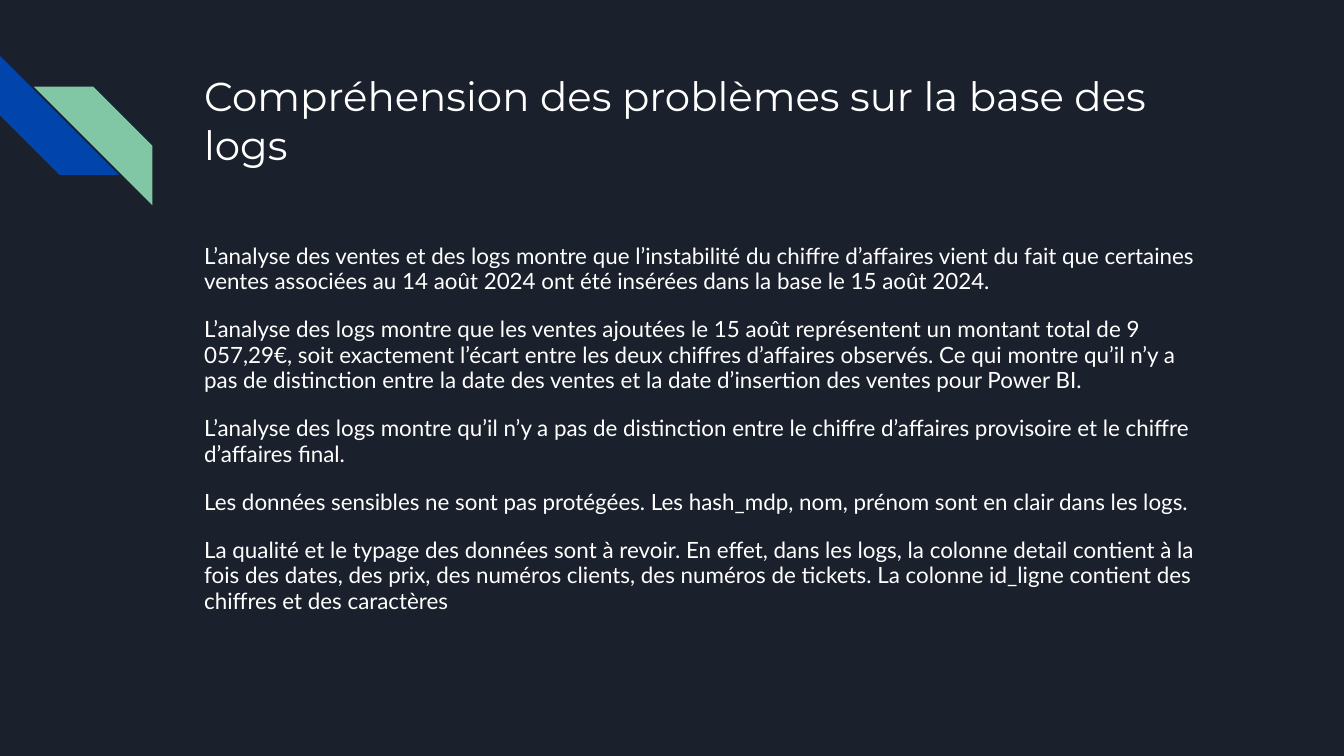
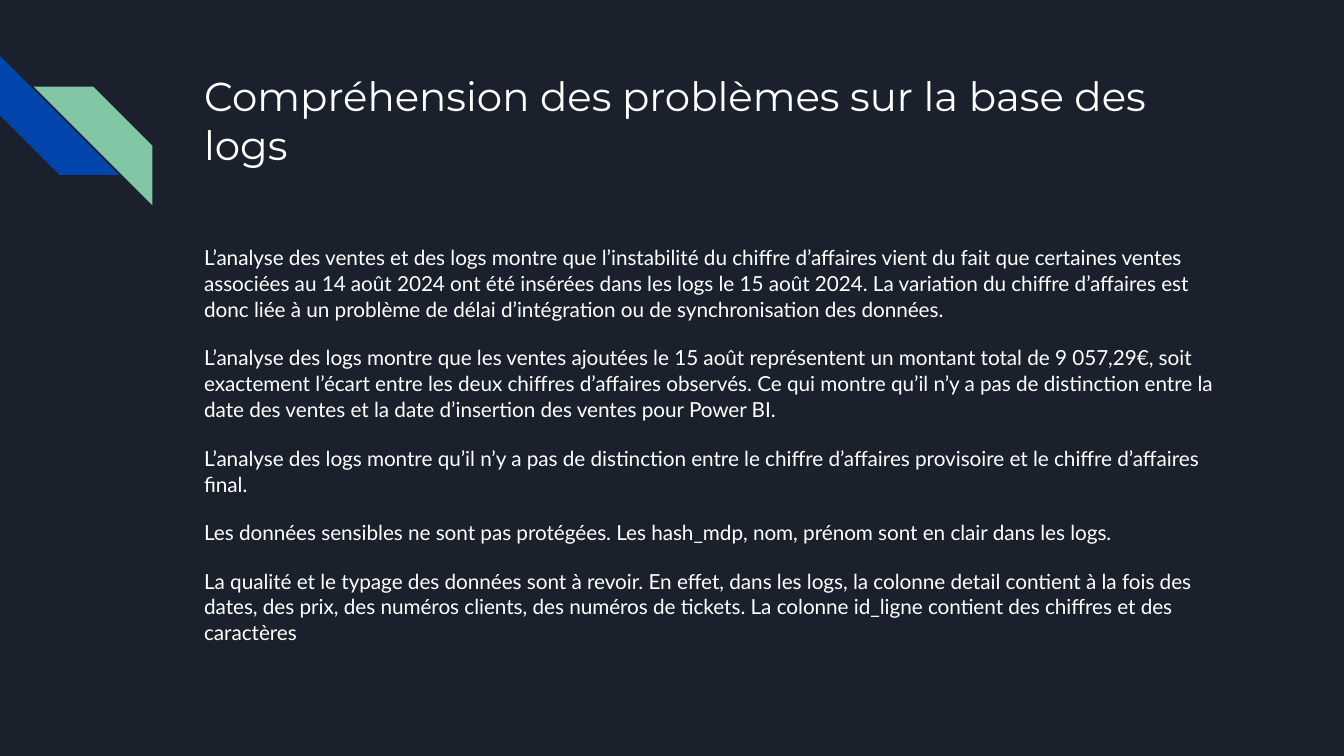
Before and after one commit to Sebules/Project_4_OpenClassrooms_Data_Engineer, a slide deck: slide 12 of presentation_sebastien_ulesie.pptx (slide 11 before the commit). Drawn at 1344x756 pixels with LibreOffice and Linux fonts; fonts in the diff are those of the drawing. Boxes give left, top, right and bottom in pixels: in the first picture for what was removed or moved away, otherwise in the second. Text is boxed around its words. In the diff, an @@ line names an element or a change of style, - is before the commit and + after.

Commit message:
version du 21/05/2026

```diff
--- a/presentation_sebastien_ulesie.pptx
+++ b/presentation_sebastien_ulesie.pptx
@@ text at (204,249,1188,321): text changed; size 12 to 11.1 pt @@
-L’analyse des ventes et des logs montre que l’instabilité du chiffre d’affaires vient du fait que certaines ventes associées au 14 août 2024 ont été insérées dans la base le 15 août 2024.
+L’analyse des ventes et des logs montre que l’instabilité du chiffre d’affaires vient du fait que certaines ventes associées au 14 août 2024 ont été insérées dans les logs le 15 août 2024. La variation du chiffre d’affaires est donc liée à un problème de délai d’intégration ou de synchronisation des données.
@@ text at (204,349,1213,640): size 12 to 11.1 pt in "L’analyse des logs montre que les ventes ...", "L’analyse des logs montre qu’il n’y a ...", "Les données sensibles ne sont pas protégées. ...", "La qualité et le typage des données ..."; line spacing 0.95 to 1.05 @@
```
Also in this commit, not shown: 2 other slides changed, 1 slide added.
